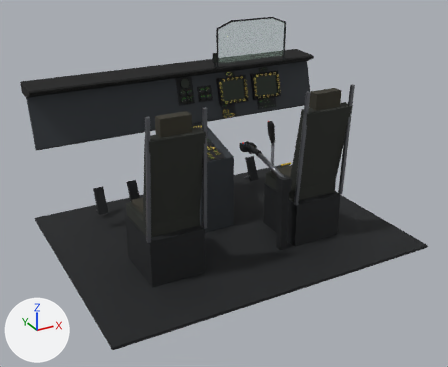
The glTF model assets/models/cockpit_uh60.glb, before and after one commit.
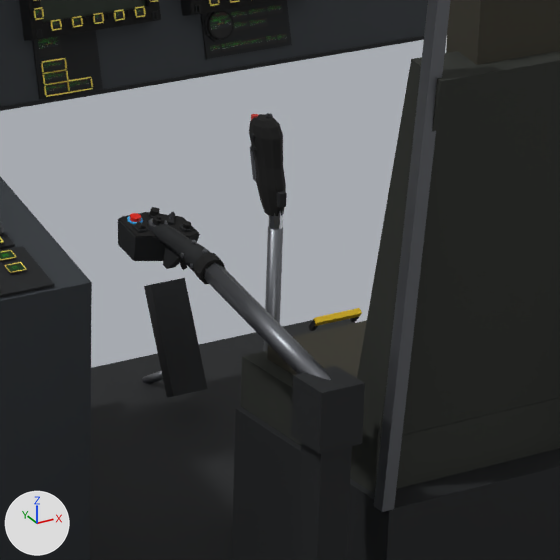
Old and new are each drawn whole from a 50 mm camera at (-2.375, -3.276, 0.878) aimed at (-0.547, 0.047, -0.783) and again close up on the part from 48% to 74% of the width and 26% to 59% of the height. Every picture has the same lights, and +X, +Y and +Z are marked at lower left. The first two pictures are the older version. Where no turn or scale is listed for an object, it has been applied to the vertices.

The older version as bpy lines, for what is in view:
```python
ob_dark_104 = bpy.data.objects.new('dark.104', me_dark_109)
ob_dark_104.location = (-0.5, 0.15, -1.21)
ob_dark_111 = bpy.data.objects.new('dark.111', me_dark_116)
ob_dark_111.location = (-0.27, -0.25, -0.73)
ob_throttle_arm = bpy.data.objects.new('throttle_arm', me_throttle_arm)
ob_throttle_arm.location = (-0.27, 0.12, -0.62)
ob_throttle_box = bpy.data.objects.new('throttle_box', me_throttle_box)
ob_throttle_box.location = (-0.27, 0.12, -0.62)
ob_throttle_collar = bpy.data.objects.new('throttle_collar', me_throttle_collar)
ob_throttle_collar.location = (-0.27, 0.12, -0.62)
ob_throttle_dimmer_001 = bpy.data.objects.new('throttle_dimmer.001', me_throttle_dimmer_001)
ob_throttle_dimmer_001.location = (-0.27, 0.12, -0.62)
ob_throttle_face = bpy.data.objects.new('throttle_face', me_throttle_face)
ob_throttle_face.location = (-0.27, 0.12, -0.62)
ob_throttle_grip = bpy.data.objects.new('throttle_grip', me_throttle_grip)
ob_throttle_grip.location = (-0.27, 0.12, -0.62)
ob_throttle_hat = bpy.data.objects.new('throttle_hat', me_throttle_hat)
ob_throttle_hat.location = (-0.27, 0.12, -0.62)
# also in view: 'dark.103' at (-0.52, 0.243, -0.653); 'panel_grey' at (-0.53, 0.666, -0.375); 'dark.021' at (-0.191, 0.62, -0.481); 'black.002' at (-0.145, 0.608, -0.421); 'dark.109' at (0.0, -0.08, -1.045)
```
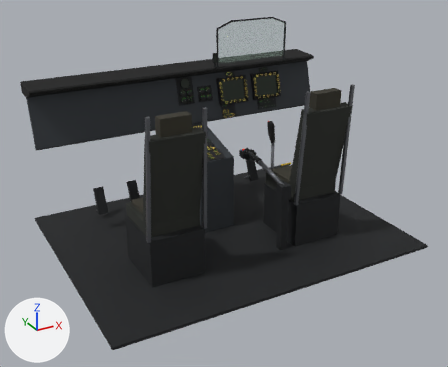
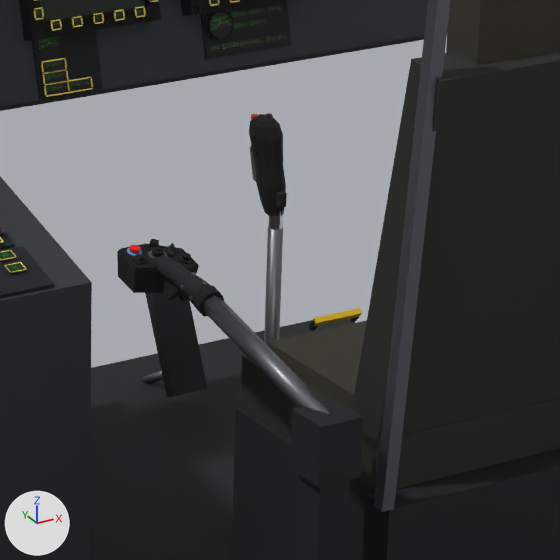
Where the newer file only moved an object's origin or applied its transform, the numbers keep the older frame.

Edits to the bpy script that builds the scene:
```text
Change ob_dark_111:
    ob_dark_111.location: (-0.27, -0.25, -0.73) -> (-0.27, -0.25, -0.78)
Change ob_throttle_arm:
    ob_throttle_arm.location: (-0.27, 0.12, -0.62) -> (-0.27, 0.12, -0.67)
Change ob_throttle_box:
    ob_throttle_box.location: (-0.27, 0.12, -0.62) -> (-0.27, 0.12, -0.67)
Change ob_throttle_collar:
    ob_throttle_collar.location: (-0.27, 0.12, -0.62) -> (-0.27, 0.12, -0.67)
Change ob_throttle_dimmer_001:
    ob_throttle_dimmer_001.location: (-0.27, 0.12, -0.62) -> (-0.27, 0.12, -0.67)
Change ob_throttle_face:
    ob_throttle_face.location: (-0.27, 0.12, -0.62) -> (-0.27, 0.12, -0.67)
Change ob_throttle_grip:
    ob_throttle_grip.location: (-0.27, 0.12, -0.62) -> (-0.27, 0.12, -0.67)
Change ob_throttle_hat:
    ob_throttle_hat.location: (-0.27, 0.12, -0.62) -> (-0.27, 0.12, -0.67)
Change ob_throttle_ldg_001:
    ob_throttle_ldg_001.location: (-0.27, 0.12, -0.62) -> (-0.27, 0.12, -0.67)
Change ob_throttle_lever:
    ob_throttle_lever.location: (-0.27, 0.12, -0.62) -> (-0.27, 0.12, -0.67)
Change ob_throttle_release:
    ob_throttle_release.location: (-0.27, 0.12, -0.62) -> (-0.27, 0.12, -0.67)
Change ob_throttle_ring:
    ob_throttle_ring.location: (-0.27, 0.12, -0.62) -> (-0.27, 0.12, -0.67)
Change ob_throttle_rocker:
    ob_throttle_rocker.location: (-0.27, 0.12, -0.62) -> (-0.27, 0.12, -0.67)
Change ob_throttle_rocker_001:
    ob_throttle_rocker_001.location: (-0.27, 0.12, -0.62) -> (-0.27, 0.12, -0.67)
Change ob_throttle_web:
    ob_throttle_web.location: (-0.27, 0.12, -0.62) -> (-0.27, 0.12, -0.67)
```

What differs and where, as boxes [x1, y1, x2, y2] in the close-ups (560 x 560 px):
'dark.111', moved
    before: [291, 366, 365, 454]
    after: [290, 399, 363, 487]
'throttle_arm', moved
    before: [204, 263, 331, 380]
    after: [203, 295, 330, 414]
'throttle_box', moved
    before: [118, 219, 200, 261]
    after: [117, 249, 199, 293]
'throttle_grip', moved
    before: [152, 224, 211, 272]
    after: [151, 256, 211, 305]
'throttle_face', moved
    before: [119, 212, 199, 237]
    after: [119, 244, 198, 269]
'throttle_ring', moved
    before: [193, 253, 225, 284]
    after: [193, 286, 224, 317]
'throttle_web', moved
    before: [163, 247, 181, 269]
    after: [162, 279, 181, 301]
'throttle_release', moved
    before: [130, 213, 141, 222]
    after: [129, 245, 141, 254]
'throttle_hat', moved
    before: [152, 215, 165, 226]
    after: [152, 247, 164, 258]
'throttle_collar', moved
    before: [148, 218, 168, 231]
    after: [147, 250, 167, 263]
'throttle_dimmer.001', moved
    before: [150, 207, 160, 216]
    after: [149, 239, 159, 248]
'throttle_ldg.001', moved
    before: [183, 221, 191, 229]
    after: [182, 253, 191, 261]
'throttle_rocker', moved
    before: [132, 224, 148, 233]
    after: [132, 256, 147, 265]
'throttle_rocker.001', moved
    before: [135, 222, 146, 230]
    after: [134, 253, 145, 262]
'throttle_lever', moved
    before: [179, 260, 187, 270]
    after: [179, 292, 187, 302]
